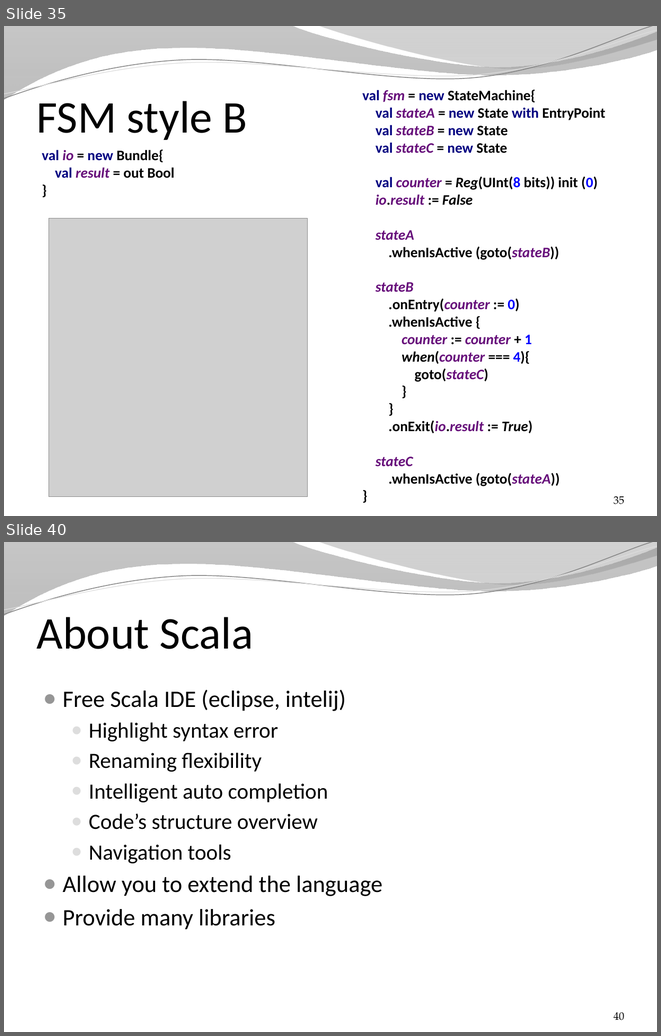
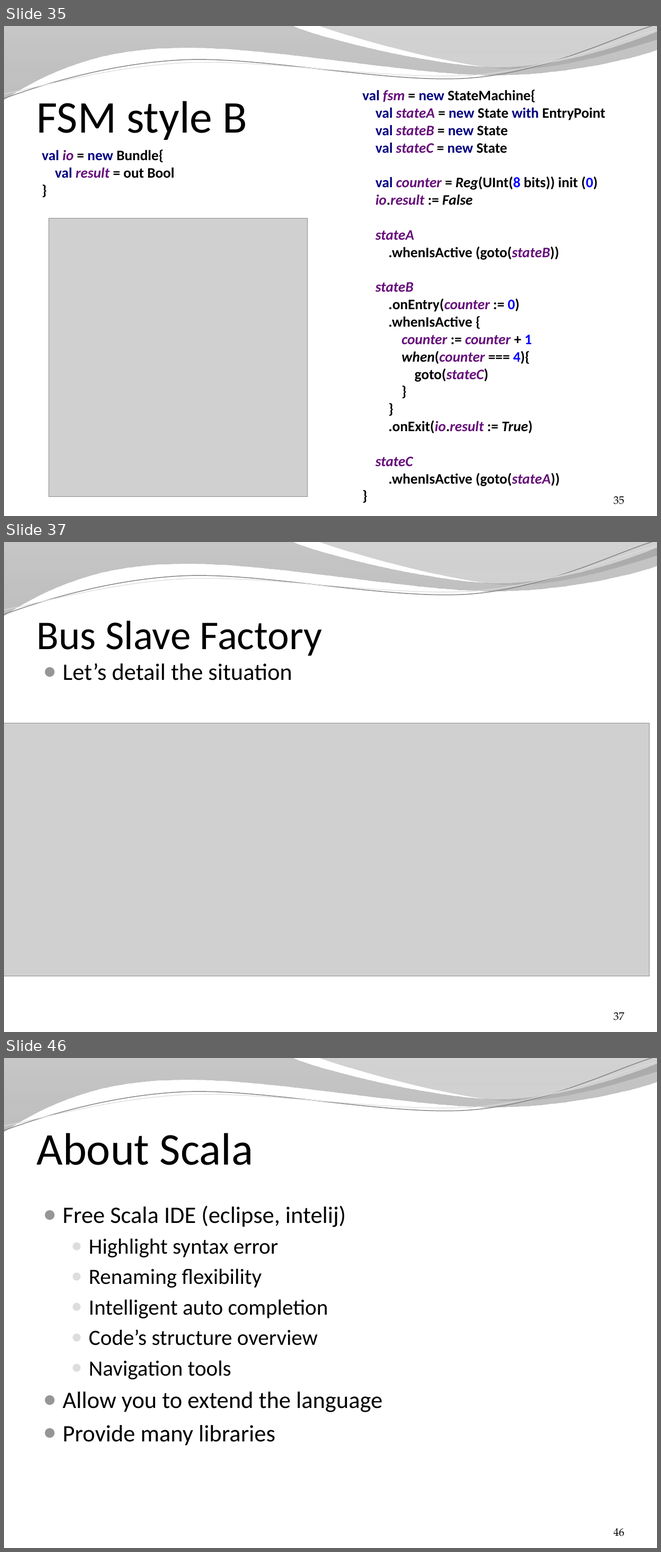
Before and after one commit to SpinalHDL/SpinalDoc, a slide deck: presentation/en/presentation.pptx. Shown one above the other, each under a label of ours: slides 35 and 40 before the commit, slides 35, 37 and 46 after it; the slides between them are not shown. The pictures are 661x1036 and 661x1552 pixels, drawn with LibreOffice and Linux fonts; fonts in the diff are those of the drawing; grey boxes stand for pictures; background and template pictures are left out. Boxes give left, top, right and bottom in pixels: in the first picture for what was removed or moved away, otherwise in the second. Text is boxed around its words. In the diff, an @@ line names an element or a change of style, - is before the commit and + after.

Commit message:
update presentation bus slave factory

```diff
--- a/presentation/en/presentation.pptx
+++ b/presentation/en/presentation.pptx
@@ slide 37 added at (4, 542, 657, 1032), background picture (left out); not listed: 4 template elements that a slide beside it also shows @@
@@ title added at (37, 620, 322, 656), 45 pt, text #000000 @@
+Bus Slave Factory
@@ text added at (63, 663, 292, 680), 26 pt, text #000000 @@
+● Let’s detail the situation
@@ picture added at (4, 723, 649, 976) @@
@@ page number added at (614, 1012, 624, 1020), 12 pt, text #000000 @@
+37
@@ what was slide 40 is now slide 46 @@
@@ page number at (614, 1528, 624, 1536): text changed @@
-40
+46
```
Also in this commit, not shown: 6 slides changed, 9 other slides added, 3 other files.
